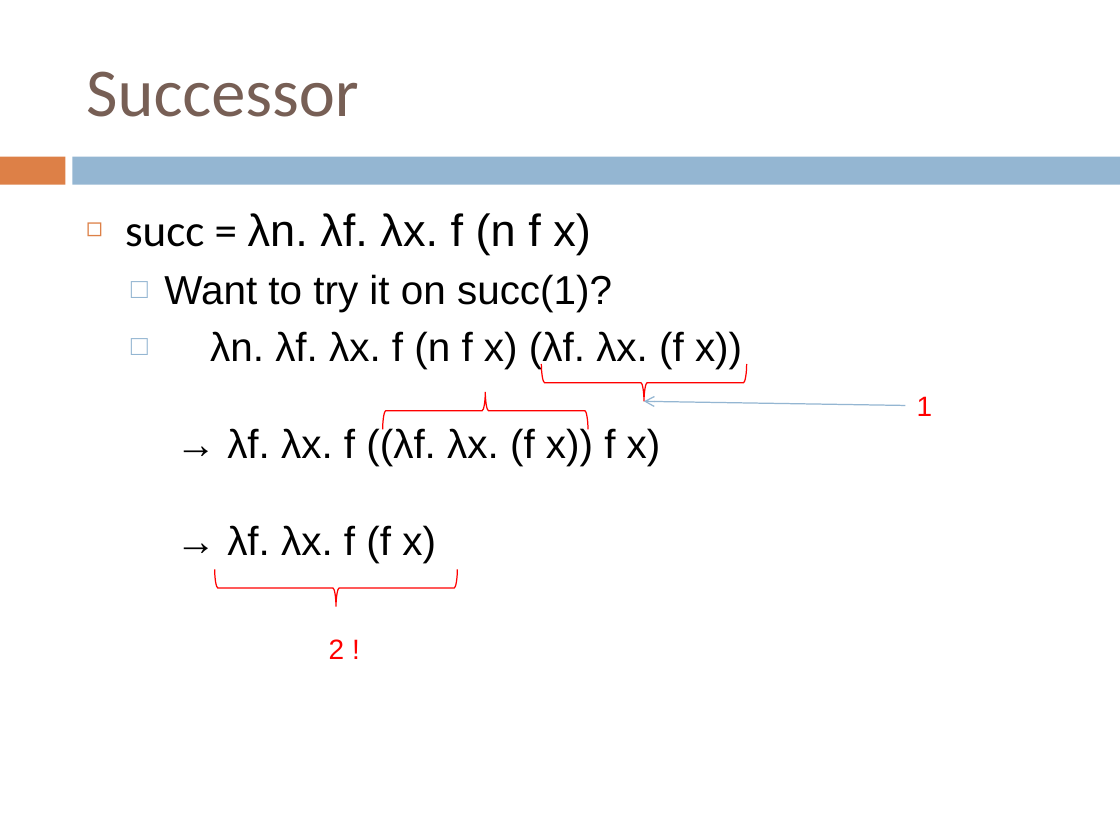
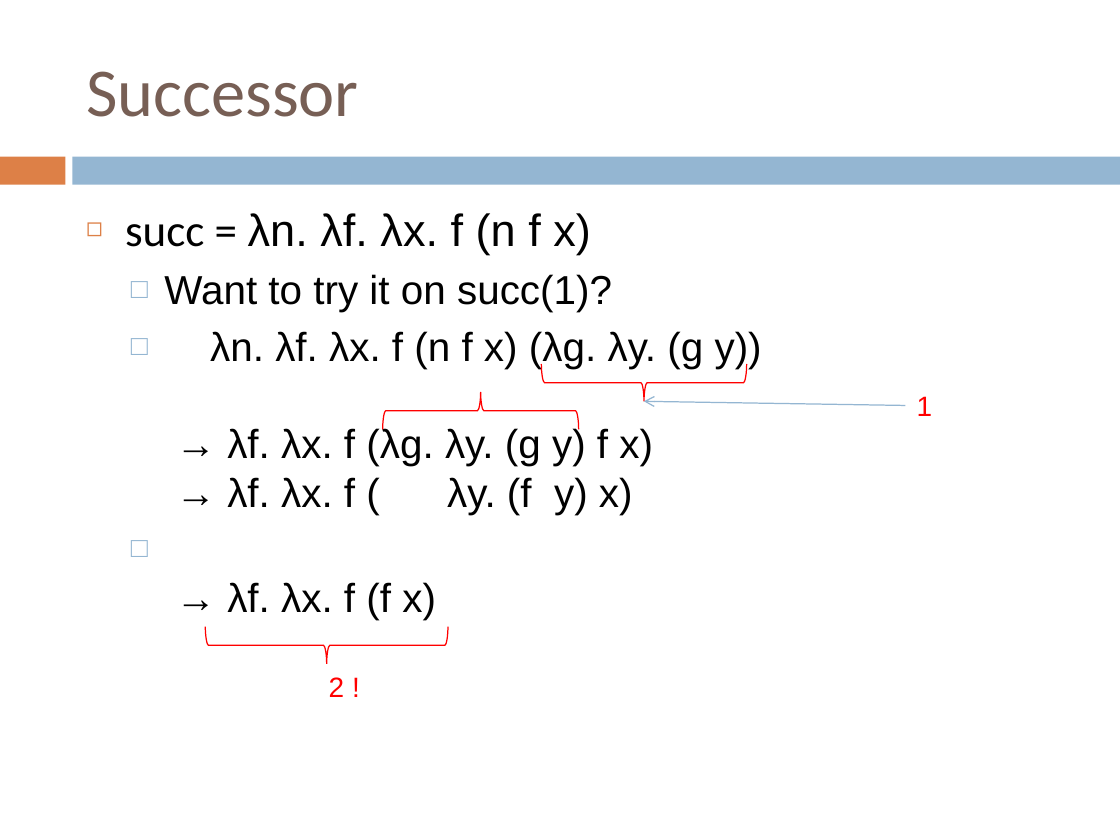
Before and after one commit to crista/EPS-slides, a slide deck: slide 18 of EPS-Lambda.ppt. Drawn at 1120x840 pixels with LibreOffice and Linux fonts; fonts in the diff are those of the drawing. Boxes give left, top, right and bottom in pixels: in the first picture for what was removed or moved away, otherwise in the second. Text is boxed around its words. In the diff, an @@ line names an element or a change of style, - is before the commit and + after.

```diff
--- a/EPS-Lambda.ppt
+++ b/EPS-Lambda.ppt
@@ text at box(210, 331, 762, 620): text changed @@
-  □ λn. λf. λx. f (n f x) (λf. λx. (f x))
-    → λf. λx. f ((λf. λx. (f x)) f x)
-    → λf. λx. f (f x)
+  □ λn. λf. λx. f (n f x) (λg. λy. (g y))
+    → λf. λx. f (λg. λy. (g y) f x)
+    → λf. λx. f ( λy. (f y) x)
+  □ → λf. λx. f (f x)
@@ freeform shape: place and size @@
-freeform shape at box(383, 392, 588, 429)
+freeform shape at box(382, 392, 578, 429)
@@ freeform shape: place and size @@
-freeform shape at box(214, 570, 457, 607)
+freeform shape at box(205, 627, 448, 664)
@@ text "2 !": place and size @@
-text "2 !" at box(329, 639, 345, 659)
+text "2 !" at box(329, 677, 345, 697)
```
Also in this commit, not shown: 2 other slides changed.
